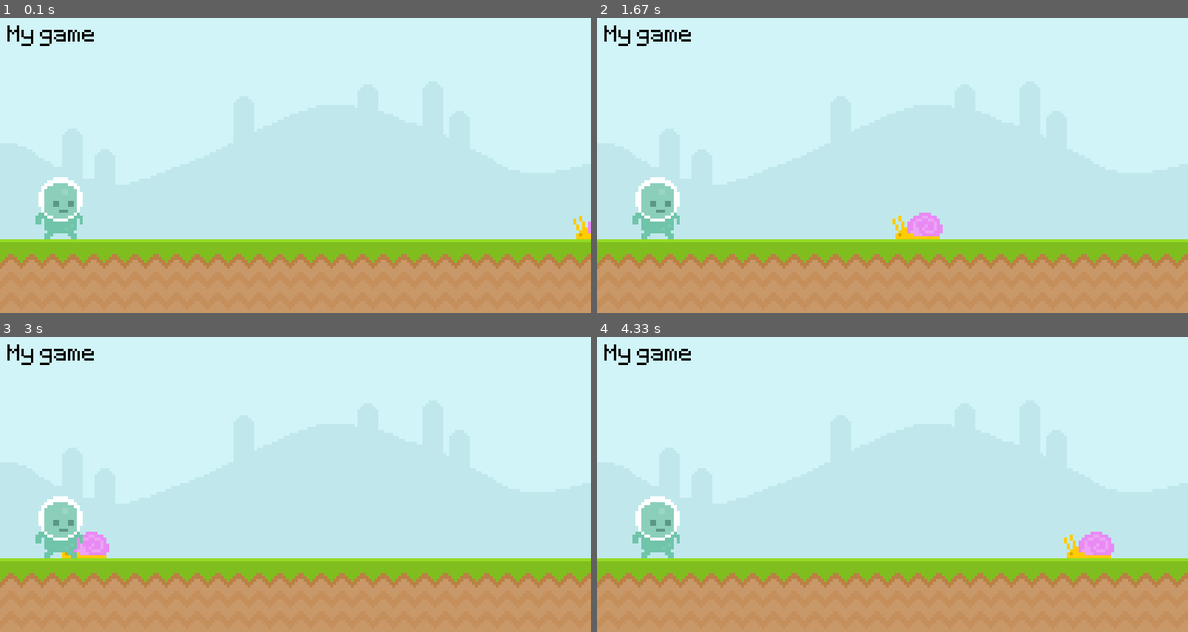
Above: before the commit, frames 1-4 (two rows, left to right).
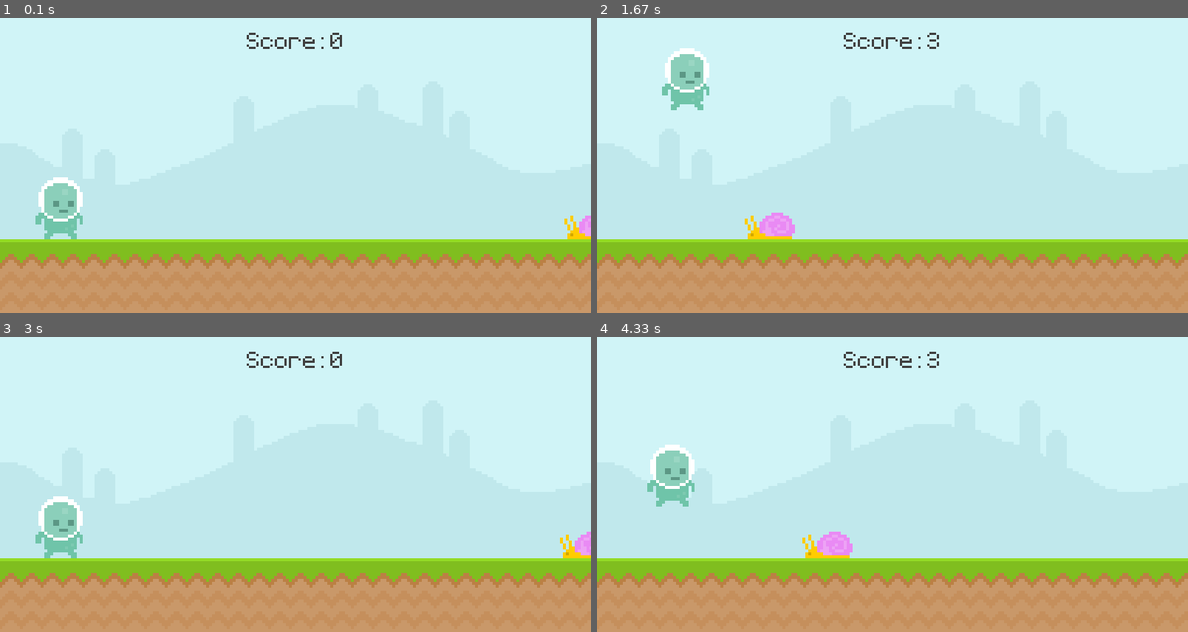
Above: after the commit, the same moments.

Repository: rpalcab/pygame
Game: pygame game, started from main.py
Two runs of this game, one before a commit and one after it. Both use one fixed random seed, a clock stepped at 60 frames per second and the inputs below.
Inputs (mouse positions are in pixels of both pictures, inside the frame that each line leads up to):
- Up to frame 1 (0.1 s): no input
- Up to frame 2 (1.67 s): press the mouse at (1081, 156) at 0.37 s; move the mouse to (987, 171) at 0.47 s; release the mouse at (892, 183) at 0.6 s; hold D 0.67-1.13 s; click (945, 94) at 0.75 s; hold D 1.17-1.63 s; click (868, 218) at 1.25 s
- Up to frame 3 (3 s): hold A 1.67-2.2 s; click (82, 475) at 1.75 s; tap Space at 2.67 s
- Up to frame 4 (4.33 s): hold D 3-3.63 s; click (797, 387) at 3.08 s; hold A 3.67-4.13 s; click (845, 390) at 3.75 s; hold D from 4.17 s (still down); click (1081, 401) at 4.25 s

The runs differ from the first frame. In frame 1, 0.8% of the frame differs, in the area x 1-100%, y 2-75%; in frame 2, 4.2%, in the area x 1-59%, y 2-75%; in frame 3, 1.4%; in frame 4, 4.2%.

Commit message:
Player movement, fatal collisions, score

Diff:
--- a/main.py
+++ b/main.py
@@ -1,30 +1,110 @@
 import pygame
-import sys
+from sys import exit
+from time import sleep
 
+## Functions
+def display_score():
+    current_time = pygame.time.get_ticks() // 500 - start_time
+    score_surf = font.render(f'Score: {current_time}', False, (64,64,64))    # Text to image, color in HEX format. Do NOT use convert
+    score_rect = score_surf.get_rect(midtop = (400, 20))
+    screen.blit(score_surf, score_rect)
+    return None
+
+## Initial setup
 pygame.init()       # Starts pygame
 screen = pygame.display.set_mode((800,400))     # Creates game window and defines size
 pygame.display.set_caption('Runner')            # Names game window
+game_active  = True
+start_time = 0
 
+## Clock
 clock = pygame.time.Clock()                     # Creates clock object
-test_font = pygame.font.Font('font/Pixeltype.ttf', 50)  # Creates text object
+font = pygame.font.Font('font/Pixeltype.ttf', 50)  # Creates text object
 
+## Images
+#Background
 sky_bg = pygame.image.load('graphics/sky.png').convert()          # Import background images. .convert to make it lighter
 ground_bg = pygame.image.load('graphics/ground.png').convert()
-text_bg = test_font.render('My game', True, 'Black')    # Text to image. Do NOT use convert
 
 # Characters
-snail_surface = pygame.image.load('graphics/snail/snail1.png').convert_alpha()  # Convert_alpha to respect transparent bg
-snail_rect = snail_surface.get_rect(bottomleft = (800, 300))
+snail_surf = pygame.image.load('graphics/snail/snail1.png').convert_alpha()  # Convert_alpha to respect transparent bg
+snail_rect = snail_surf.get_rect(bottomleft = (800, 300))
 
-player_surface = pygame.image.load('graphics/player/player_walk_1.png').convert_alpha()
-player_rect = player_surface.get_rect(midbottom = (80, 300))          # Creates player rectangle for collisions etc. Topleft indicates reference of rectangle (corner topleft in this case)
+player_surf = pygame.image.load('graphics/player/player_walk_1.png').convert_alpha()
+player_rect = player_surf.get_rect(midbottom = (80, 300))          # Creates player rectangle for collisions etc. Topleft indicates reference of rectangle (corner topleft in this case)
+player_gravity = 0
 
+# Game starts
 while True:                                     # Avoids game from exiting, infinite loop
-    for event in pygame.event.get():            # If we want to quit...
+    # Event check
+    for event in pygame.event.get():
+        # Quit
         if event.type == pygame.QUIT:
             pygame.quit()
-            sys.exit()                          # Cleanly quits
-        # IDEA: Crush snails if you press them (any mouse button)
+            exit()                          # Cleanly quits
+
+        if game_active:
+            # Move horizontally with "a" and "d"
+            keys = pygame.key.get_pressed()
+            if keys[ord('a')]:
+                player_rect.x -= 4
+            if keys[ord('d')]:
+                player_rect.x += 4
+            # Move vertically
+            if event.type == pygame.MOUSEBUTTONDOWN:
+                # Jump if left click
+                if pygame.mouse.get_pressed() == (1, 0, 0) and player_rect.bottom == 300:
+                    player_gravity = -20
+                # Down in right click
+                if pygame.mouse.get_pressed() == (0, 0, 1):
+                    player_gravity = 25
+
+        else:
+            if event.type == pygame.KEYDOWN and event.key == pygame.K_SPACE:
+                game_active = True
+                snail_rect.left = 800
+                player_rect.midbottom = (80, 300)
+                start_time = pygame.time.get_ticks() // 500
+
+
+    if game_active:
+        # Sets background
+        screen.blit(sky_bg, (0,0))                  # Sets background images
+        screen.blit(ground_bg, (0,300))
+
+        # Sets score
+        display_score()
+
+        # Snail position and movement
+        snail_rect.x -= 6                           # Moves snail to the left
+        if snail_rect.right <= 0: snail_rect.left = 800     # Snail goes back to the right
+        screen.blit(snail_surf, snail_rect)      # Places snail
+
+        # Player position and movement
+        player_gravity += 1
+        player_rect.y += player_gravity
+        if player_rect.bottom >= 300: player_rect.bottom = 300
+        screen.blit(player_surf, player_rect)    # Places player image and rectangle
+
+        # Player/Snail collision
+        if player_rect.colliderect(snail_rect):        # Check if player collides with snail
+            game_active = False
+
+    else:
+        sleep(1)
+        screen.fill('Black')
+
+    # Time passes
+    pygame.display.update()
+    clock.tick(60)                              # Max of 60 times per second, advances in time
+
+
+# Cool thing I'm probably gonna use in the future:
+    # Inside event loop
+        # if event.type == pygame.MOUSEBUTTONDOWN:
+        #     if player_rect.collidepoint(event.pos):
+        #         player_gravity = -20
+        # # IDEA: Crush snails if you press them (any mouse button)   # Checks mouse position and if it collides with characters
         # if event.type == pygame.MOUSEMOTION:
         #     if player_rect.collidepoint(event.pos):
         #         print('OUCH')
@@ -34,17 +114,5 @@
         #         print(pygame.mouse.get_pressed())
 
 
-    screen.blit(sky_bg, (0,0))                  # Sets background images
-    screen.blit(ground_bg, (0,300))
-    screen.blit(text_bg, (10,10))
-
-    snail_rect.x -= 4                           # Moves snail to the left
-    if snail_rect.right <= 0: snail_rect.left = 800     # Snail goes back to the right
-    screen.blit(snail_surface, snail_rect)      # Places snail
-    screen.blit(player_surface, player_rect)    # Places player image and rectangle
-
-#    if player_rect.colliderect(snail_rect):
-#        pass
-
-    pygame.display.update()
-    clock.tick(60)                              # Max of 60 times per second, advances in time
+        # Line moving with mouse
+        # pygame.draw.line(screen, 'Black', (0,0), pygame.mouse.get_pos(), 10)      # Draws a line from the topleft to the mouse
